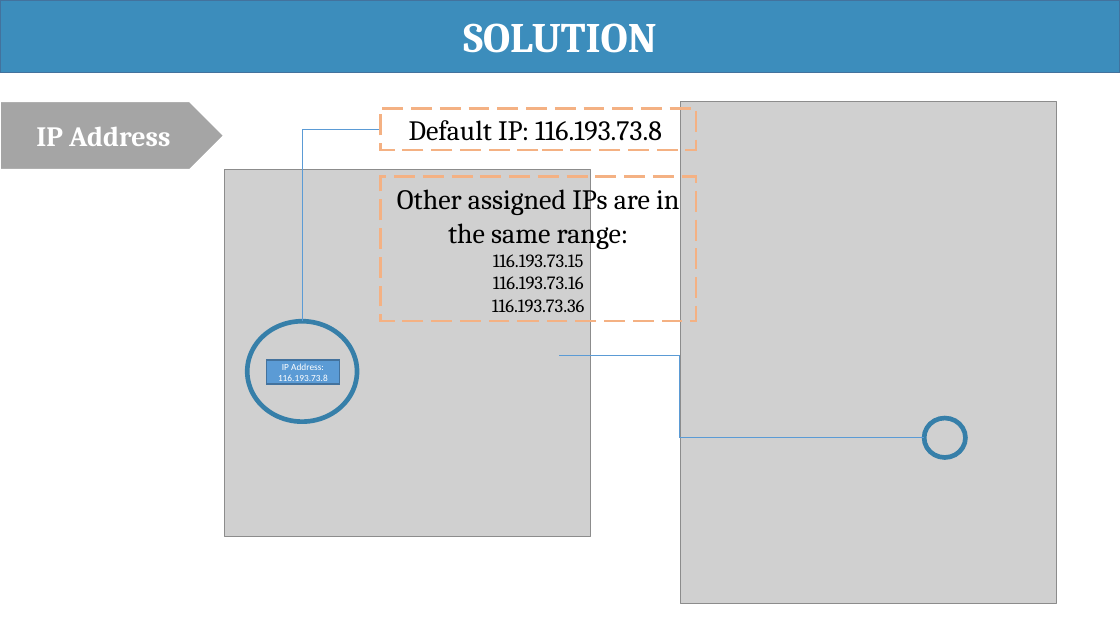
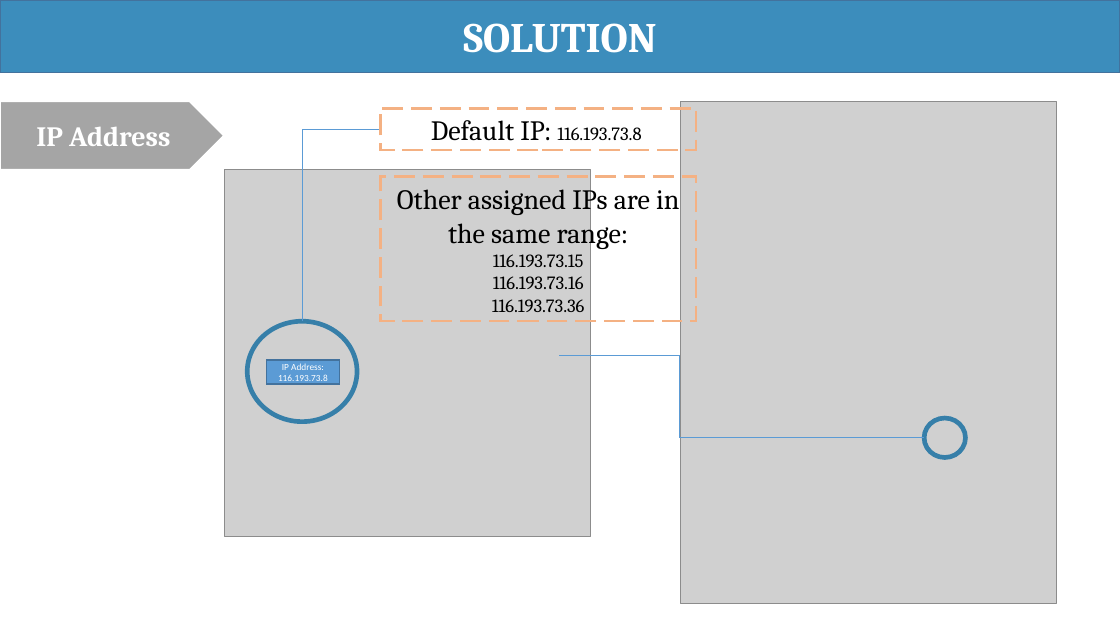
Before and after one commit to haltt051093/IMS-datacenter, a slide deck: slide 18 of Document/Presentation/IMS_20160413_Presentation.pptx (slide 16 before the commit). Drawn at 1120x630 pixels with LibreOffice and Linux fonts; fonts in the diff are those of the drawing; grey boxes stand for pictures. Boxes give left, top, right and bottom in pixels: in the first picture for what was removed or moved away, otherwise in the second. Text is boxed around its words. In the diff, an @@ line names an element or a change of style, - is before the commit and + after.

```diff
--- a/Document/Presentation/IMS_20160413_Presentation.pptx
+++ b/Document/Presentation/IMS_20160413_Presentation.pptx
@@ rectangle "Default IP: 116.193.73.8" at bbox=[381, 108, 697, 150]: size 24 to 16 pt in "116.193.73.8" @@
```
Also in this commit, not shown: 4 other slides changed, 4 slides added, 2 slides removed.
